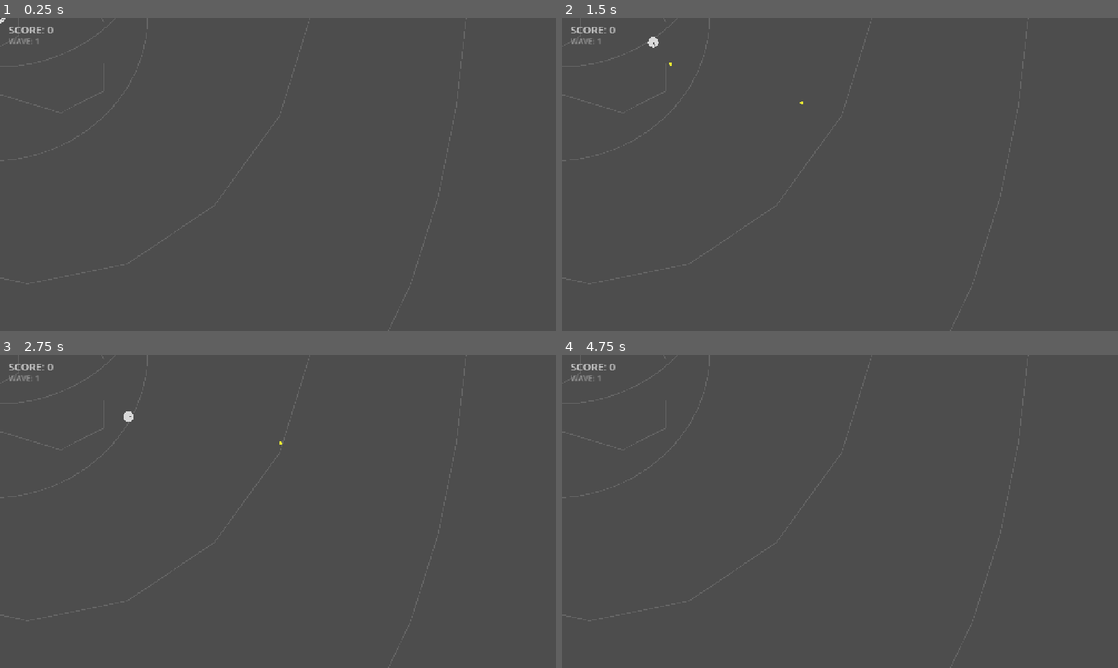
Above: before the commit, frames 1-4 (two rows, left to right).
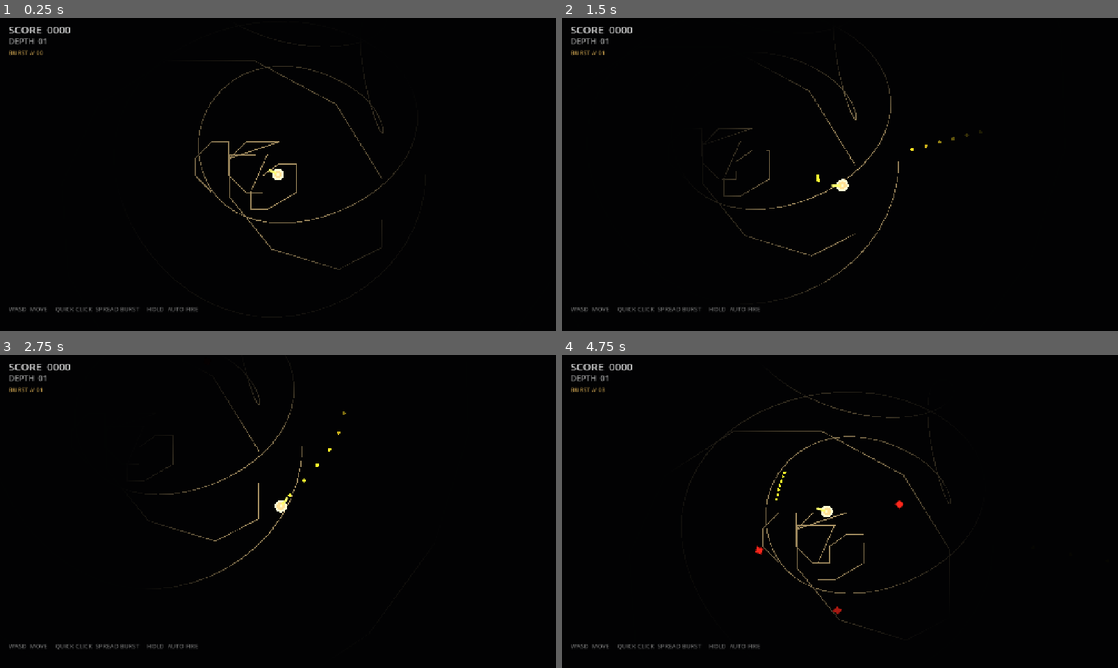
Above: after the commit, the same moments.

Repository: macdude95/voidarena
Game: Godot game, scene res://scenes/main.tscn
Two runs of this game, one before a commit and one after it. Both use one fixed random seed, a clock stepped at 60 frames per second and the inputs below.
Inputs (mouse positions are in pixels of both pictures, inside the frame that each line leads up to):
- Up to frame 1 (0.25 s): no input
- Up to frame 2 (1.5 s): tap Enter at 0.5 s; move the mouse to (962, 158) at 0.52 s; press the mouse at (962, 158) at 0.53 s; hold D (move_right) 0.53-1.28 s; move the mouse to (728, 190) at 1.27 s; release the mouse at (728, 190) at 1.28 s; hold S (move_down) from 1.28 s (still down); click (728, 190) at 1.35 s
- Up to frame 3 (2.75 s): move the mouse to (333, 442) at 2.02 s; release S (move_down) at 2.03 s; press the mouse at (333, 442) at 2.03 s; hold D (move_right) from 2.03 s (still down)
- Up to frame 4 (4.75 s): move the mouse to (812, 574) at 2.77 s; release D (move_right) at 2.78 s; release the mouse at (812, 574) at 2.78 s; hold W (move_up) 2.78-3.53 s; click (812, 574) at 2.85 s; move the mouse to (1006, 558) at 3.52 s; press the mouse at (1006, 558) at 3.53 s; hold A (move_left) from 3.53 s (still down); tap Enter at 4.25 s; move the mouse to (673, 464) at 4.27 s; release the mouse at (673, 464) at 4.28 s; click (673, 464) at 4.35 s

The runs differ from the first frame. In frame 1, 100% of the frame differs, in the area x 0-100%, y 0-100%; in frame 2, 100%; in frame 3, 100%; in frame 4, 100%.

Commit message:
Add centered camera, visibility radius, and dual-fire controls

Diff:
--- /dev/null
+++ b/assets/light.svg
@@ -0,0 +1,4 @@
+<svg xmlns="http://www.w3.org/2000/svg" width="512" height="512" viewBox="0 0 512 512">
+<defs><radialGradient id="g"><stop offset="0" stop-color="white" stop-opacity="1"/><stop offset="0.42" stop-color="white" stop-opacity="0.72"/><stop offset="0.78" stop-color="white" stop-opacity="0.16"/><stop offset="1" stop-color="white" stop-opacity="0"/></radialGradient></defs>
+<circle cx="256" cy="256" r="256" fill="url(#g)"/>
+</svg>
--- a/project.godot
+++ b/project.godot
@@ -51,5 +51,6 @@
 
 [rendering]
 
+environment/defaults/default_clear_color=Color(0.008, 0.01, 0.014, 1)
 renderer/rendering_method="gl_compatibility"
 renderer/rendering_method.web="gl_compatibility"
--- a/scenes/main.tscn
+++ b/scenes/main.tscn
@@ -1,10 +1,11 @@
-[gd_scene load_steps=9 format=3]
+[gd_scene load_steps=10 format=3]
 
 [ext_resource type="Script" path="res://scripts/player.gd" id="1"]
 [ext_resource type="Script" path="res://scripts/game_manager.gd" id="2"]
 [ext_resource type="Script" path="res://scripts/enemy.gd" id="3"]
 [ext_resource type="Script" path="res://scripts/bullet.gd" id="4"]
 [ext_resource type="Script" path="res://scripts/hud.gd" id="5"]
+[ext_resource type="Texture2D" path="res://assets/light.svg" id="6"]
 
 [sub_resource type="CircleShape2D" id="CircleShape2D_player"]
 radius = 12.0
@@ -21,6 +22,9 @@
 [node name="Main" type="Node2D"]
 script = ExtResource("2")
 
+[node name="WorldDarkness" type="CanvasModulate" parent="."]
+color = Color(0.025, 0.028, 0.035, 1)
+
 [node name="Arena" type="Node2D" parent="."]
 
 [node name="ArenaLine" type="Line2D" parent="Arena"]
@@ -36,6 +40,18 @@
 [node name="Player" type="CharacterBody2D" parent="."]
 position = Vector2(0, 0)
 script = ExtResource("1")
+
+[node name="Camera2D" type="Camera2D" parent="Player"]
+position = Vector2(0, 0)
+position_smoothing_enabled = true
+position_smoothing_speed = 8.0
+
+[node name="Light" type="PointLight2D" parent="Player"]
+texture = ExtResource("6")
+energy = 1.8
+texture_scale = 1.45
+color = Color(1, 0.86, 0.58, 1)
+shadow_enabled = false
 
 [node name="CollisionShape2D" type="CollisionShape2D" parent="Player"]
 shape = SubResource("CircleShape2D_player")
@@ -66,7 +82,25 @@
 offset_bottom = 70.0
 theme_override_colors/font_color = Color(0.6, 0.6, 0.6, 1)
 theme_override_font_sizes/font_size = 18
-text = "WAVE: 1"
+text = "DEPTH  01"
+
+[node name="WeaponLabel" type="Label" parent="HUD"]
+offset_left = 20.0
+offset_top = 70.0
+offset_right = 340.0
+offset_bottom = 96.0
+theme_override_colors/font_color = Color(0.78, 0.62, 0.3, 1)
+theme_override_font_sizes/font_size = 14
+text = "BURST // 00"
+
+[node name="ControlsLabel" type="Label" parent="HUD"]
+offset_left = 20.0
+offset_top = 660.0
+offset_right = 900.0
+offset_bottom = 700.0
+theme_override_colors/font_color = Color(0.42, 0.42, 0.42, 1)
+theme_override_font_sizes/font_size = 14
+text = "WASD  MOVE     QUICK CLICK  SPREAD BURST     HOLD  AUTO FIRE"
 
 [node name="GameOverLabel" type="Label" parent="HUD"]
 visible = false
--- a/scripts/game_manager.gd
+++ b/scripts/game_manager.gd
@@ -8,6 +8,8 @@
 
 var enemy_scene = preload("res://scenes/enemy.tscn")
 var arena_radius: float = 340.0
+var visible_radius: float = 185.0
+var shotgun_count: int = 0
 
 func _ready() -> void:
 	$EnemyTimer.timeout.connect(_on_enemy_timer)
@@ -34,7 +36,9 @@
 func spawn_enemy() -> void:
 	var enemy = enemy_scene.instantiate()
 	var angle = randf() * TAU
-	var spawn_pos = Vector2.from_angle(angle) * (arena_radius - 30.0)
+	# Keep arrivals outside the player's light radius so threats emerge from darkness.
+	var spawn_distance = randf_range(visible_radius + 35.0, arena_radius - 28.0)
+	var spawn_pos = Vector2.from_angle(angle) * spawn_distance
 	enemy.position = spawn_pos
 	enemy.speed = 80.0 + randf_range(0, 40.0 + wave * 10.0)
 	enemy.target = $Player
@@ -49,6 +53,10 @@
 		wave += 1
 		spawn_wave()
 
+func on_player_shotgun() -> void:
+	shotgun_count += 1
+	$HUD.set_weapon_hint("BURST // %02d" % shotgun_count)
+
 func game_over() -> void:
 	if is_game_over:
 		return
--- a/scripts/hud.gd
+++ b/scripts/hud.gd
@@ -1,13 +1,16 @@
 extends CanvasLayer
 
 func set_score(value: int) -> void:
-	$ScoreLabel.text = "SCORE: %d" % value
+	$ScoreLabel.text = "SCORE  %04d" % value
 
 func set_wave(value: int) -> void:
-	$WaveLabel.text = "WAVE: %d" % value
+	$WaveLabel.text = "DEPTH  %02d" % value
+
+func set_weapon_hint(value: String) -> void:
+	$WeaponLabel.text = value
 
 func show_game_over(final_score: int) -> void:
 	$GameOverLabel.visible = true
-	$GameOverLabel.text = "YOU DIED"
+	$GameOverLabel.text = "SIGNAL LOST"
 	$RestartHint.visible = true
-	$RestartHint.text = "FINAL SCORE: %d — CLICK TO RESTART" % final_score
+	$RestartHint.text = "SCORE %04d   //   CLICK TO RE-ENTER" % final_score
--- a/scripts/player.gd
+++ b/scripts/player.gd
@@ -1,54 +1,85 @@
 extends CharacterBody2D
 
-const SPEED = 280.0
+const SPEED := 280.0
+const ARENA_RADIUS := 340.0
+const HOLD_THRESHOLD := 0.16
+const AUTO_FIRE_INTERVAL := 0.095
+const SHOTGUN_PELLETS := 7
+const SHOTGUN_SPREAD := 0.34
 
 var bullet_scene = preload("res://scenes/bullet.tscn")
-var alive: bool = true
+var alive := true
+var mouse_held := false
+var hold_time := 0.0
+var auto_fire_time := 0.0
+var recoil := 0.0
 
-func _physics_process(_delta: float) -> void:
+func _ready() -> void:
+	queue_redraw()
+
+func _physics_process(delta: float) -> void:
 	if not alive:
 		return
 
-	var direction := Vector2.ZERO
-	direction.x = Input.get_axis("move_left", "move_right")
-	direction.y = Input.get_axis("move_up", "move_down")
-
-	if direction.length() > 1.0:
-		direction = direction.normalized()
-
+	var direction := Input.get_vector("move_left", "move_right", "move_up", "move_down")
 	velocity = direction * SPEED
 	move_and_slide()
 
-	# Aim toward mouse
 	look_at(get_global_mouse_position())
+	position = position.limit_length(ARENA_RADIUS - 18.0)
 
-	# Keep within arena
-	var arena_radius = 340.0
-	var dist = position.length()
-	if dist > arena_radius - 12.0:
-		position = position.normalized() * (arena_radius - 12.0)
+	if mouse_held:
+		hold_time += delta
+		if hold_time >= HOLD_THRESHOLD:
+			auto_fire_time -= delta
+			if auto_fire_time <= 0.0:
+				auto_fire_time = AUTO_FIRE_INTERVAL
+				rapid_fire()
 
-func _unhandled_input(event: InputEvent) -> void:
+	recoil = move_toward(recoil, 0.0, delta * 10.0)
+	queue_redraw()
+
+func _input(event: InputEvent) -> void:
 	if not alive:
 		return
-	if event.is_action_pressed("shoot"):
-		shoot()
+	if event is InputEventMouseButton and event.button_index == MOUSE_BUTTON_LEFT:
+		if event.pressed:
+			mouse_held = true
+			hold_time = 0.0
+			auto_fire_time = 0.0
+		else:
+			mouse_held = false
+			if hold_time < HOLD_THRESHOLD:
+				shotgun_blast()
 
-func shoot() -> void:
+func rapid_fire() -> void:
+	fire_bullet((get_global_mouse_position() - global_position).normalized(), 1.0)
+
+func shotgun_blast() -> void:
+	var aim := (get_global_mouse_position() - global_position).normalized()
+	for i in SHOTGUN_PELLETS:
+		var t := float(i) / float(SHOTGUN_PELLETS - 1) - 0.5
+		fire_bullet(aim.rotated(t * SHOTGUN_SPREAD), 0.75)
+	get_tree().current_scene.on_player_shotgun()
+
+func fire_bullet(direction: Vector2, bullet_scale: float) -> void:
 	var bullet = bullet_scene.instantiate()
 	bullet.global_position = $GunTip.global_position
-	bullet.direction = (get_global_mouse_position() - global_position).normalized()
-	bullet.rotation = bullet.direction.angle()
+	bullet.direction = direction
+	bullet.scale = Vector2.ONE * bullet_scale
+	bullet.rotation = direction.angle()
 	get_tree().current_scene.get_node("Bullets").add_child(bullet)
+	recoil = 1.0
 
 func die() -> void:
+	if not alive:
+		return
 	alive = false
 	get_tree().current_scene.game_over()
 
 func _draw() -> void:
-	# Body - filled circle
-	draw_circle(Vector2.ZERO, 12.0, Color(0.85, 0.85, 0.85))
-	# Direction indicator - small dot ahead
-	draw_circle(Vector2(16, 0), 4.0, Color(0.3, 0.3, 0.3))
-	# Aim line
-	draw_line(Vector2.ZERO, Vector2(20, 0), Color(0.3, 0.3, 0.3), 1.5)
+	# Bright player silhouette with a directional weapon shape.
+	draw_circle(Vector2.ZERO, 14.0, Color("d8d5c8"))
+	draw_circle(Vector2.ZERO, 9.0, Color("8f918e"))
+	draw_line(Vector2(5, 0), Vector2(23 + recoil * 3.0, 0), Color("e9c46a"), 5.0, true)
+	draw_circle(Vector2(0, 0), 3.0, Color("f5e6bd"))
